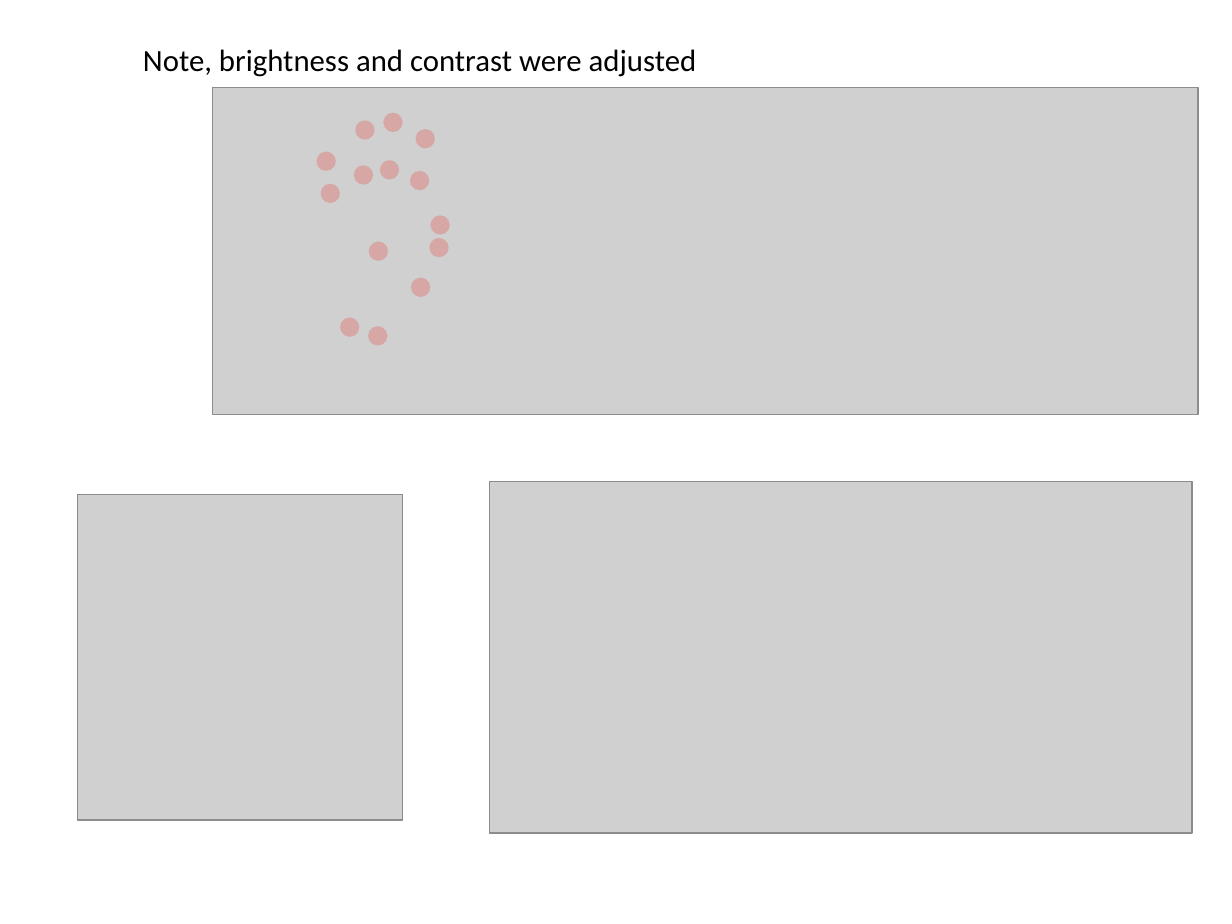
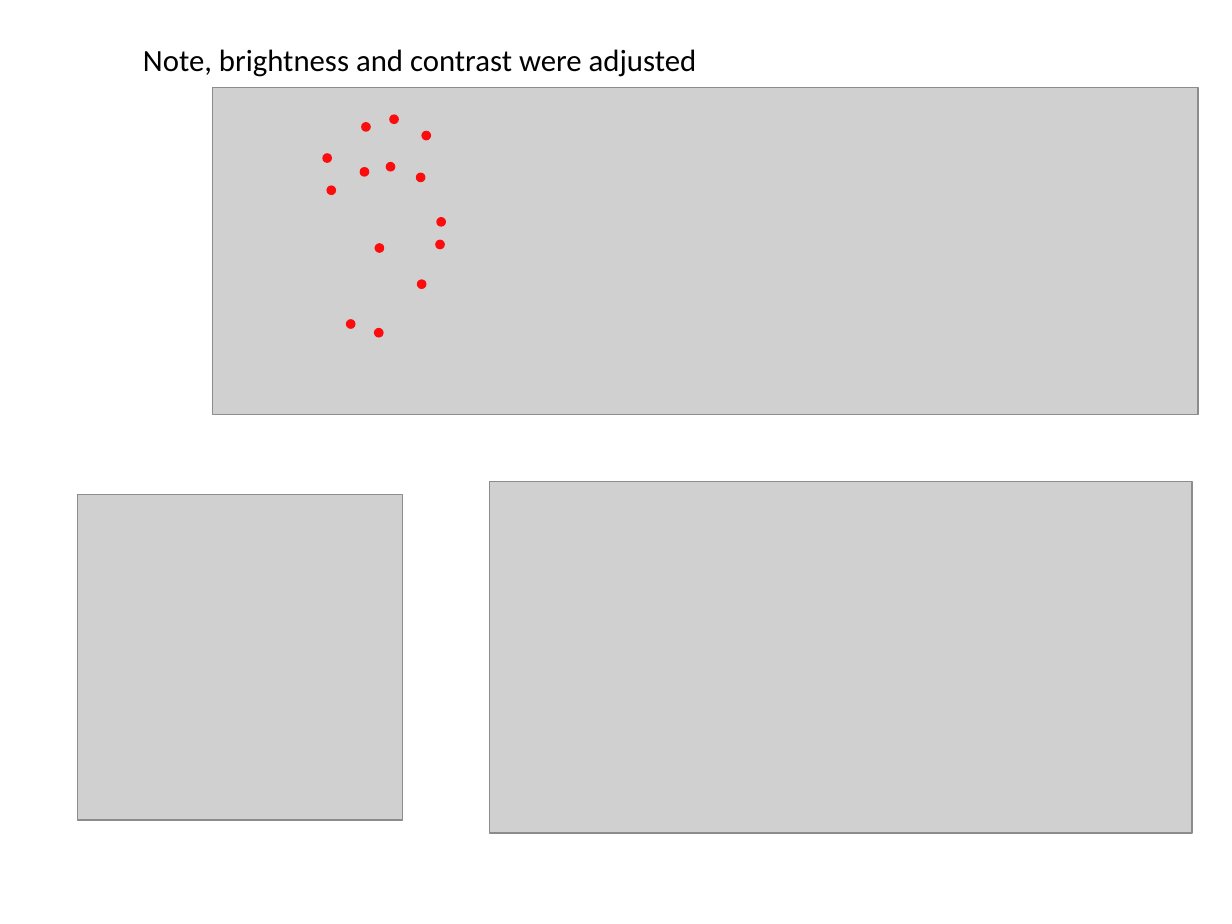
Before and after one commit to jonathantompson/KinectHands, a slide deck: slide 11 of TOG_Paper/figures.pptx (slide 12 before the commit). Drawn at 1232x924 pixels with LibreOffice and Linux fonts; fonts in the diff are those of the drawing; grey boxes stand for pictures. Boxes give left, top, right and bottom in pixels: in the first picture for what was removed or moved away, otherwise in the second. Text is boxed around its words. In the diff, an @@ line names an element or a change of style, - is before the commit and + after.

```diff
--- a/TOG_Paper/figures.pptx
+++ b/TOG_Paper/figures.pptx
@@ ellipse: place and size @@
-ellipse at <box>383,112,403,132</box>
+ellipse at <box>389,115,399,124</box>
@@ ellipse: place and size @@
-ellipse at <box>355,121,375,140</box>
+ellipse at <box>361,122,371,132</box>
@@ ellipse: place and size @@
-ellipse at <box>415,129,435,149</box>
+ellipse at <box>421,131,431,140</box>
@@ ellipse: place and size @@
-ellipse at <box>317,152,336,171</box>
+ellipse at <box>323,153,333,163</box>
@@ ellipse: place and size @@
-ellipse at <box>354,165,373,185</box>
+ellipse at <box>360,168,370,177</box>
@@ ellipse: place and size @@
-ellipse at <box>379,160,399,180</box>
+ellipse at <box>386,161,395,171</box>
@@ ellipse: place and size @@
-ellipse at <box>410,171,430,191</box>
+ellipse at <box>416,172,426,182</box>
@@ ellipse: place and size @@
-ellipse at <box>320,184,340,203</box>
+ellipse at <box>326,186,336,196</box>
@@ ellipse: place and size @@
-ellipse at <box>430,216,450,235</box>
+ellipse at <box>436,217,446,227</box>
@@ ellipse: place and size @@
-ellipse at <box>368,241,388,261</box>
+ellipse at <box>375,243,384,253</box>
@@ ellipse: place and size @@
-ellipse at <box>430,238,450,257</box>
+ellipse at <box>435,240,445,250</box>
@@ ellipse: place and size @@
-ellipse at <box>411,277,431,297</box>
+ellipse at <box>416,280,426,290</box>
@@ fill #D99694 at 70% opacity to #FF0000 at 94% opacity in 14 elements at <box>435,240,445,250</box>, <box>416,280,426,290</box>, <box>326,186,336,196</box>, <box>360,168,370,177</box>, <box>389,115,399,124</box>, <box>436,217,446,227</box>, <box>323,153,333,163</box>, <box>361,122,371,132</box>, <box>386,161,395,171</box>, <box>421,131,431,140</box>, <box>416,172,426,182</box>, <box>375,328,384,338</box>, <box>375,243,384,253</box>, <box>346,319,356,329</box> @@
@@ ellipse: place and size @@
-ellipse at <box>340,318,360,338</box>
+ellipse at <box>346,319,356,329</box>
@@ ellipse: place and size @@
-ellipse at <box>368,326,388,346</box>
+ellipse at <box>375,328,384,338</box>
```
Also in this commit, not shown: 1 other slide changed, 1 slide removed, 2 other files.
